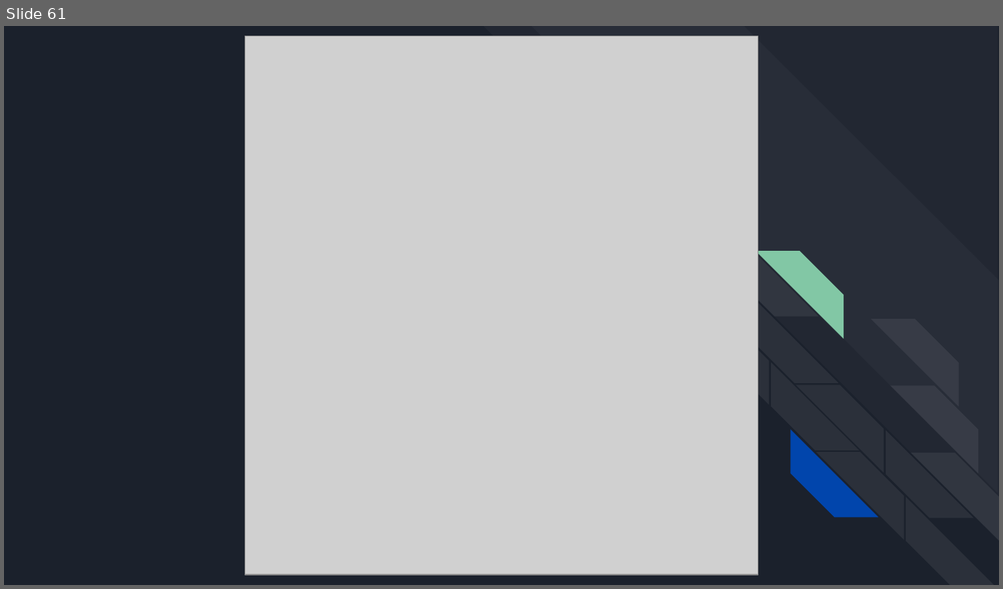
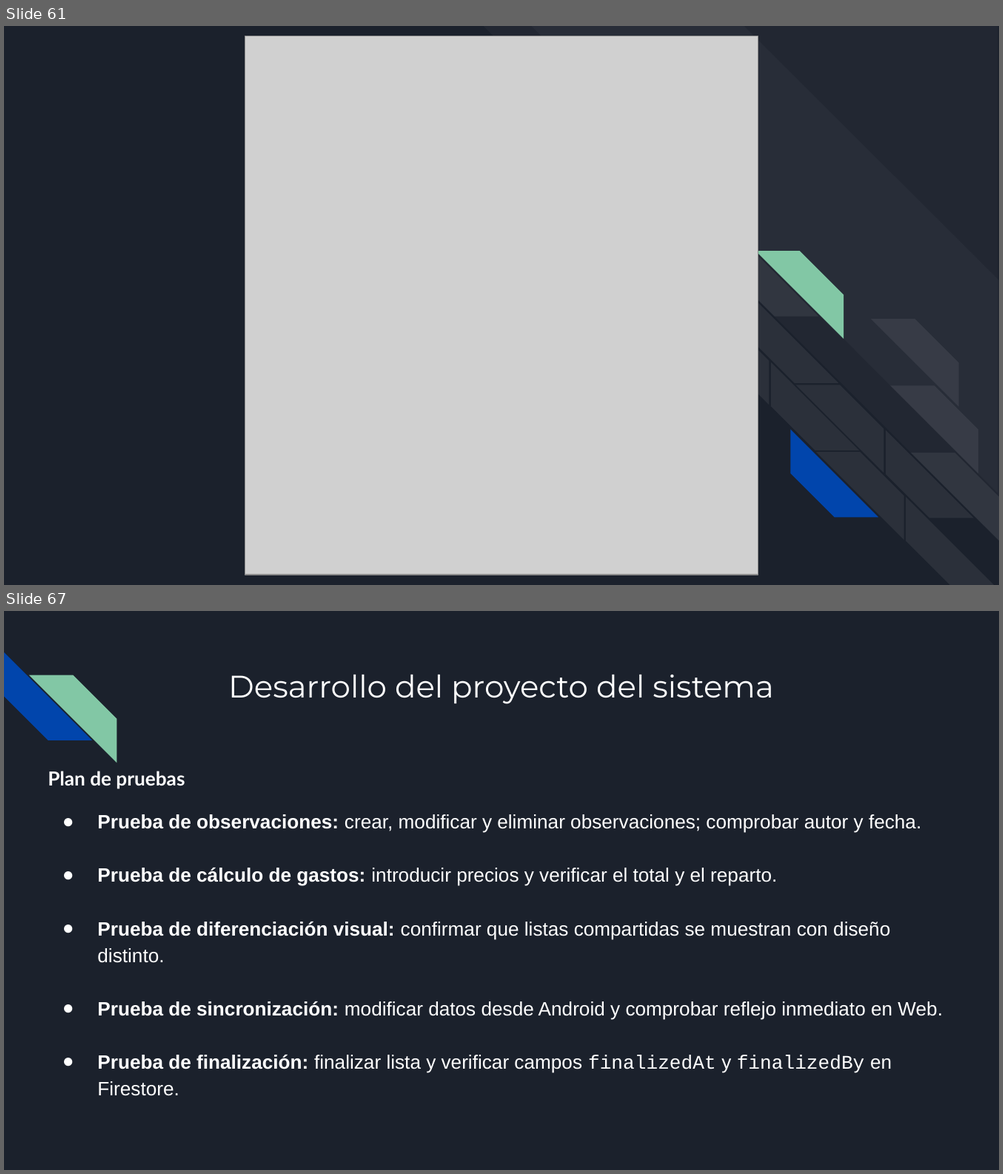
Before and after one commit to Antoniocorser/TFG-Antonio-Cordero, a slide deck: BuyNote.pptx. Shown one above the other, each under a label of ours: slide 61 before the commit, slides 61 and 67 after it; the slides between them are not shown. The pictures are 1003x589 and 1003x1174 pixels, drawn with LibreOffice and Linux fonts; fonts in the diff are those of the drawing; grey boxes stand for pictures. Boxes give left, top, right and bottom in pixels: in the first picture for what was removed or moved away, otherwise in the second. Text is boxed around its words. In the diff, an @@ line names an element or a change of style, - is before the commit and + after.

```diff
--- a/BuyNote.pptx
+++ b/BuyNote.pptx
@@ slide 67 added at (4, 611, 999, 1170), background #1B212C @@
@@ diag stripe added at (4, 652, 91, 741), fill #0145AC @@
@@ diag stripe added at (29, 675, 116, 762), fill #82C7A5 @@
@@ title added at (228, 675, 774, 704), 22.5 pt, text #FFFFFF @@
+Desarrollo del proyecto del sistema
@@ text added at (48, 771, 942, 1096), 14 pt, text #FFFFFF @@
+Plan de pruebas
+● Prueba de observaciones: crear, modificar y eliminar observaciones; comprobar autor y fecha.
+● Prueba de cálculo de gastos: introducir precios y verificar el total y el reparto.
+● Prueba de diferenciación visual: confirmar que listas compartidas se muestran con diseño distinto.
+● Prueba de sincronización: modificar datos desde Android y comprobar reflejo inmediato en Web.
+● Prueba de finalización: finalizar lista y verificar campos finalizedAt y finalizedBy en Firestore.
```
Also in this commit, not shown: 3 slides changed, 15 other slides added, 1 other file.
